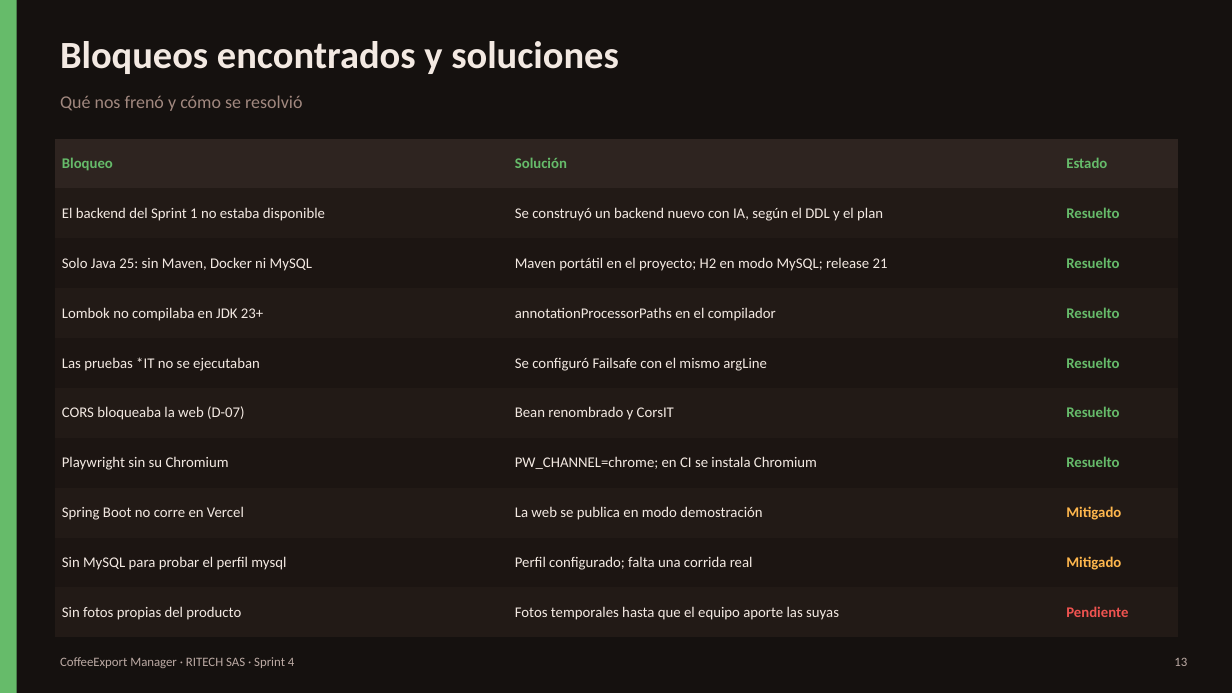
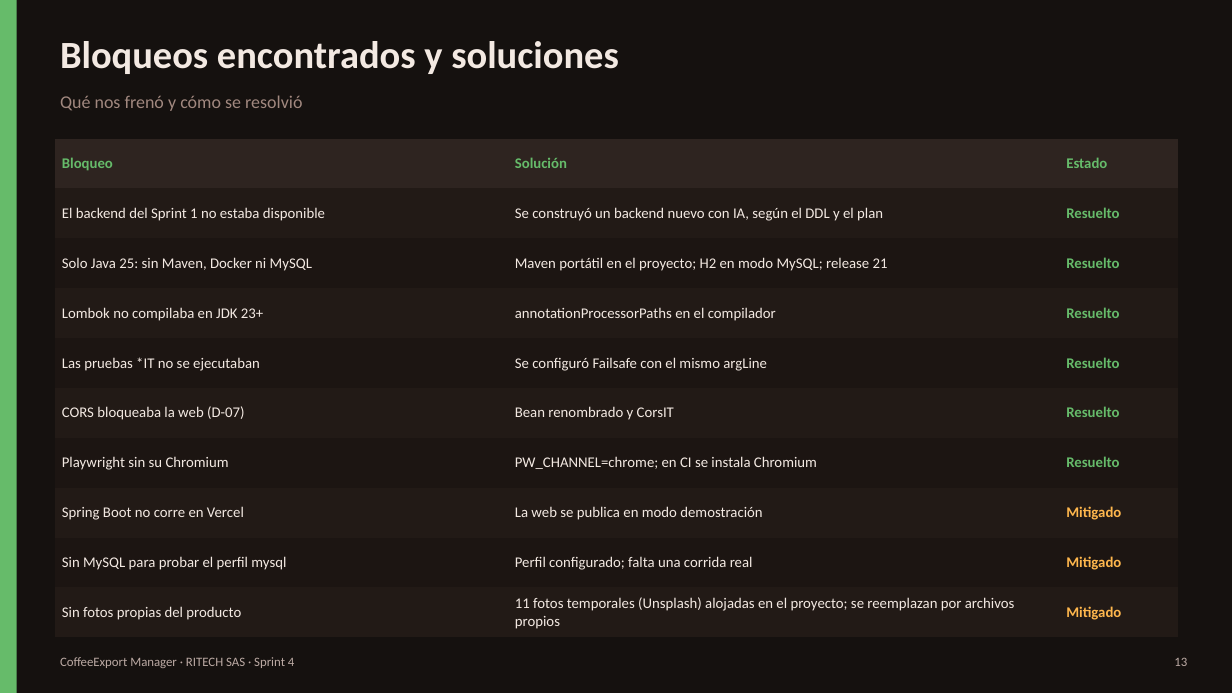
Before and after one commit to MarioZaMu/coffeeexport-manager, a slide deck: slide 13 of docs/sprint4/CoffeeExport_Manager_Sprint4.pptx. Drawn at 1232x693 pixels with LibreOffice and Linux fonts; fonts in the diff are those of the drawing. Boxes give left, top, right and bottom in pixels: in the first picture for what was removed or moved away, otherwise in the second. Text is boxed around its words. In the diff, an @@ line names an element or a change of style, - is before the commit and + after.

Commit message:
Fotos temporales alojadas en el proyecto y documentos actualizados
- 11 fotos de Unsplash descargadas a frontend/img (1,4 MB), sin depender de un servidor externo
- Rutas locales en index.html, app.html y data.js; se quita el preconnect a Unsplash
- PU-30 ajustada a las rutas locales; 68 de 68 pruebas del frontend aprobadas
- Documento y presentacion del Sprint 4 regenerados

```diff
--- a/docs/sprint4/CoffeeExport_Manager_Sprint4.pptx
+++ b/docs/sprint4/CoffeeExport_Manager_Sprint4.pptx
@@ table at (55,139,1178,638) @@
-row 10, column 2: Fotos temporales hasta que el equipo aporte las suyas
+row 10, column 2: 11 fotos temporales (Unsplash) alojadas en el proyecto; se reemplazan por archivos propios
-row 10, column 3: Pendiente
+row 10, column 3: Mitigado
```
Also in this commit, not shown: 1 other slide changed, 31 other files.
